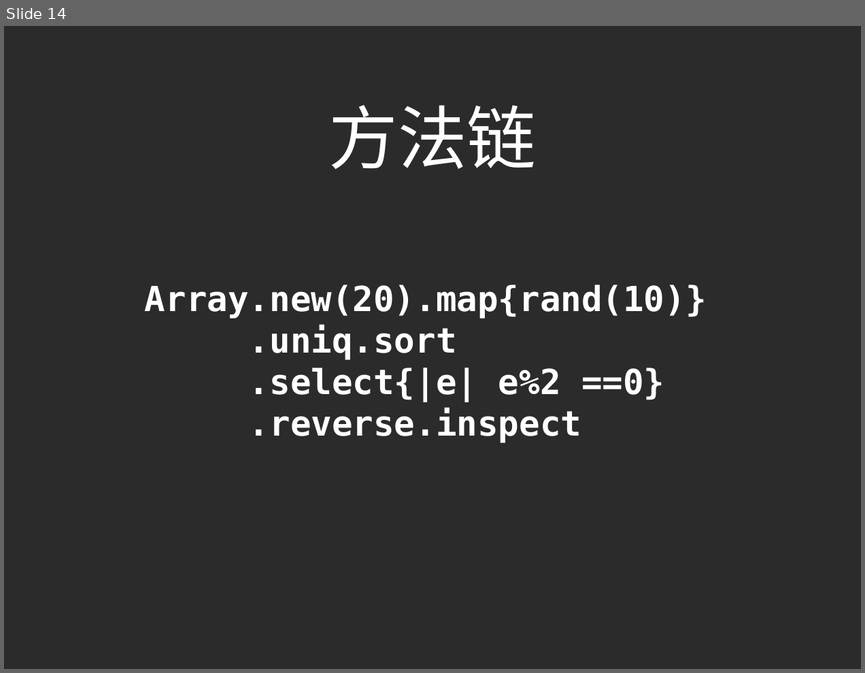
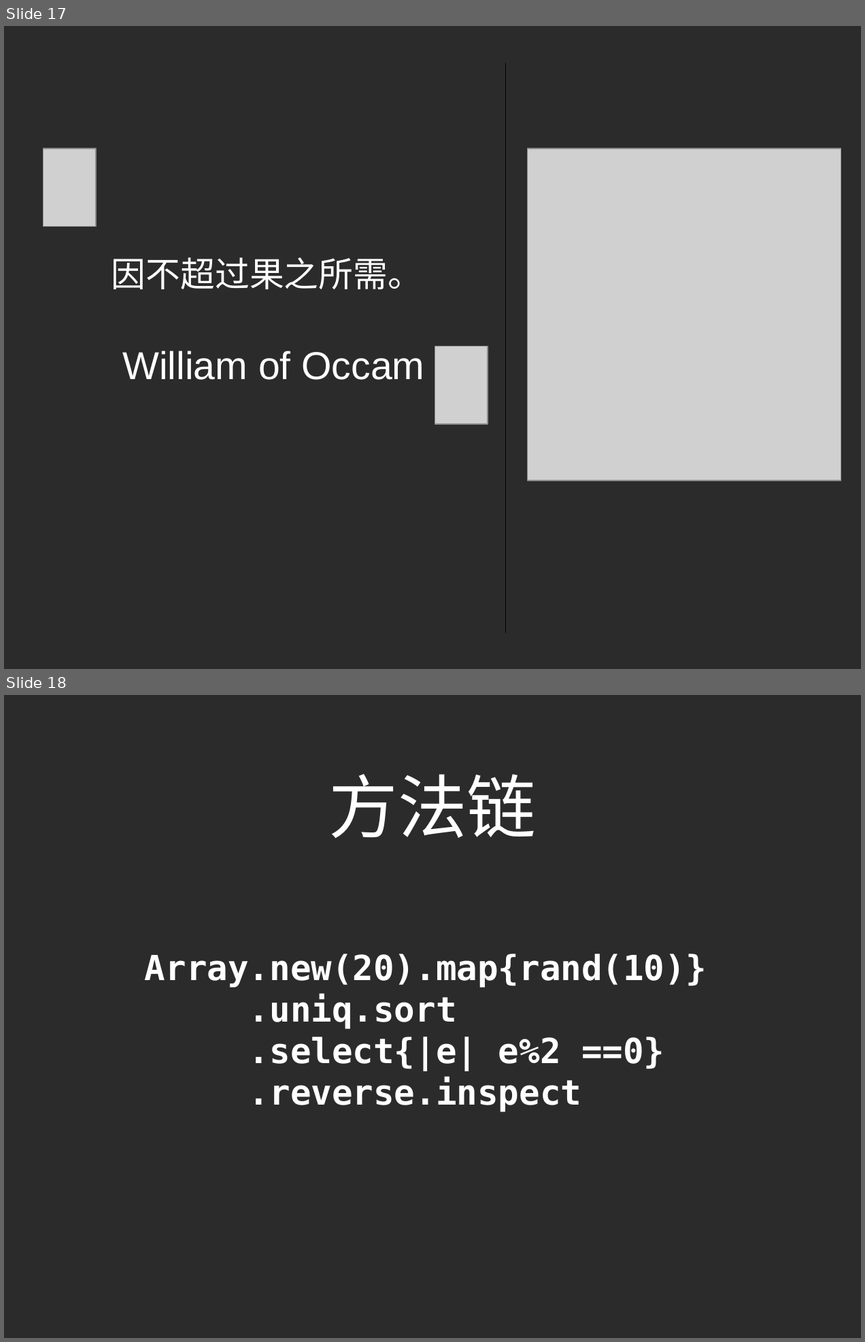
Before and after one commit to yltpsd/inftik, a slide deck: lec1/ProThinking-Abstraciton.odp. Shown one above the other, each under a label of ours: slide 14 before the commit, slides 17 and 18 after it. The pictures are 865x673 and 865x1342 pixels, drawn with LibreOffice and Linux fonts; fonts in the diff are those of the drawing; grey boxes stand for pictures; background and template pictures are left out; a plain dark background stands for a picture behind light text. Boxes give left, top, right and bottom in pixels: in the first picture for what was removed or moved away, otherwise in the second. Text is boxed around its words. In the diff, an @@ line names an element or a change of style, - is before the commit and + after.

```diff
--- a/lec1/ProThinking-Abstraciton.odp
+++ b/lec1/ProThinking-Abstraciton.odp
@@ slide 17 added at (4, 26, 861, 669), background picture (left out) @@
@@ line added from (507, 63) to (507, 633), #000000 0 pt @@
@@ picture added at (43, 148, 96, 226) @@
@@ picture added at (527, 148, 841, 480) @@
@@ text added at (111, 257, 424, 380), 36 pt, text #FFFFFF @@
+因不超过果之所需。
+William of Occam
@@ picture added at (434, 346, 487, 424) @@
@@ what was slide 14 is now slide 18 @@
```
Also in this commit, not shown: 4 slides changed, 10 other slides added, 2 slides removed, 55 other files.
